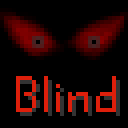
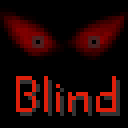
Before/after of a w=128, h=128 layered artwork. What changed in the layer stack:
painted on "Arrière-plan" over [100, 112, 116, 116]
